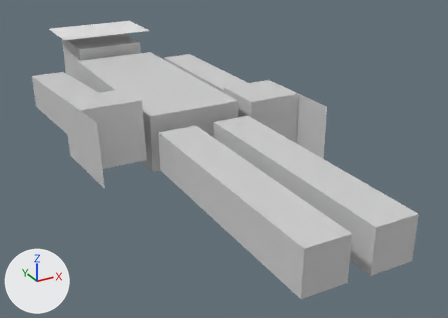
Before and after pictures for a commit that changed the COLLADA model netclient/media/mesh/player.dae.
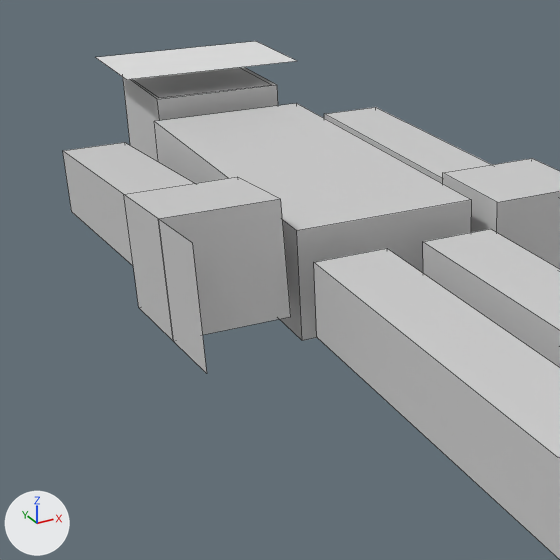
Each version appears first whole from a camera (50 mm lens) standing at (-3.29, -7.73, 2.95) and looking at (0.42, -0.97, -0.42), and next in a close-up on the part from 0% to 63% of the width and 0% to 89% of the height. Arrows for +X, +Y and +Z are at lower left; the lights stay in place. The close-ups show mesh edges as thin lines. Where no turn or scale is listed for an object, it has been applied to the vertices.

Objects in the first close-up: 'arm_L', 'arm_R', 'claw_L', 'face_overlay', 'fist_L', 'fist_R', 'helmet', 'leg_L', 'leg_R', 'torso'.
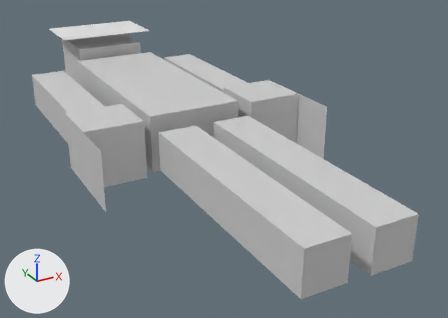
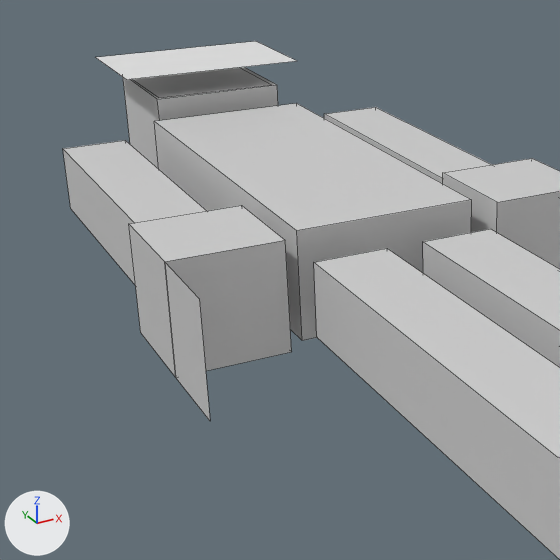
Changed parts and their boxes (x1, y1, x2, y2) in the close-ups (560 x 560 px):
'fist_R', moved, turned
    before: (124, 177, 291, 340)
    after: (129, 205, 291, 377)
'arm_R', moved, turned
    before: (63, 142, 194, 265)
    after: (63, 140, 207, 284)
'claw_L', moved, turned
    before: (158, 219, 207, 373)
    after: (165, 263, 210, 421)

The change in detail:
Object 'arm_R' (ob_arm_r) turns from (-5, 0, 0) to (0, 0, 0) degrees about x, y and z.
Object 'arm_R' (ob_arm_r) moves from (-1.125, 0.256, 0.131) to (-1.125, 0.25, 0.0).
Object 'fist_R' (ob_fist_r) turns from (-5, 0, 0) to (0, 0, 0) degrees about x, y and z.
Object 'fist_R' (ob_fist_r) moves from (-1.125, -0.242, 0.174) to (-1.125, -0.25, 0.0).
Object 'claw_L' (ob_claw_l) moves from (-1.5, -1.363, 0.272) to (-1.5, -1.375, 0.0).
Object 'claw_L' (ob_claw_l) turns from (-90, -86, 90) to (90, -89, -90) degrees about x, y and z.
